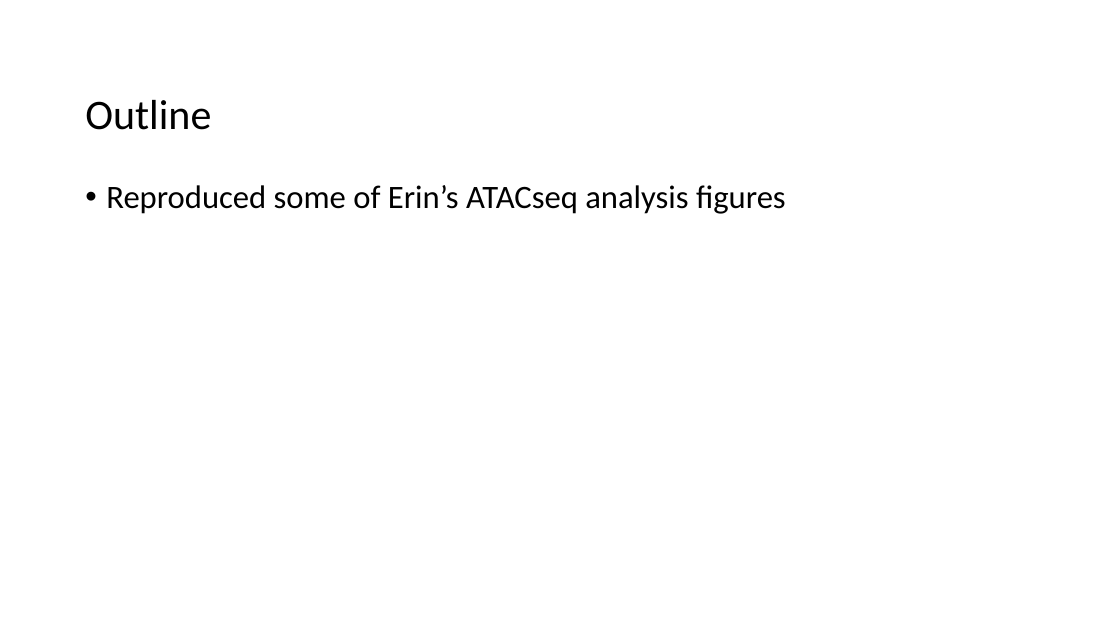
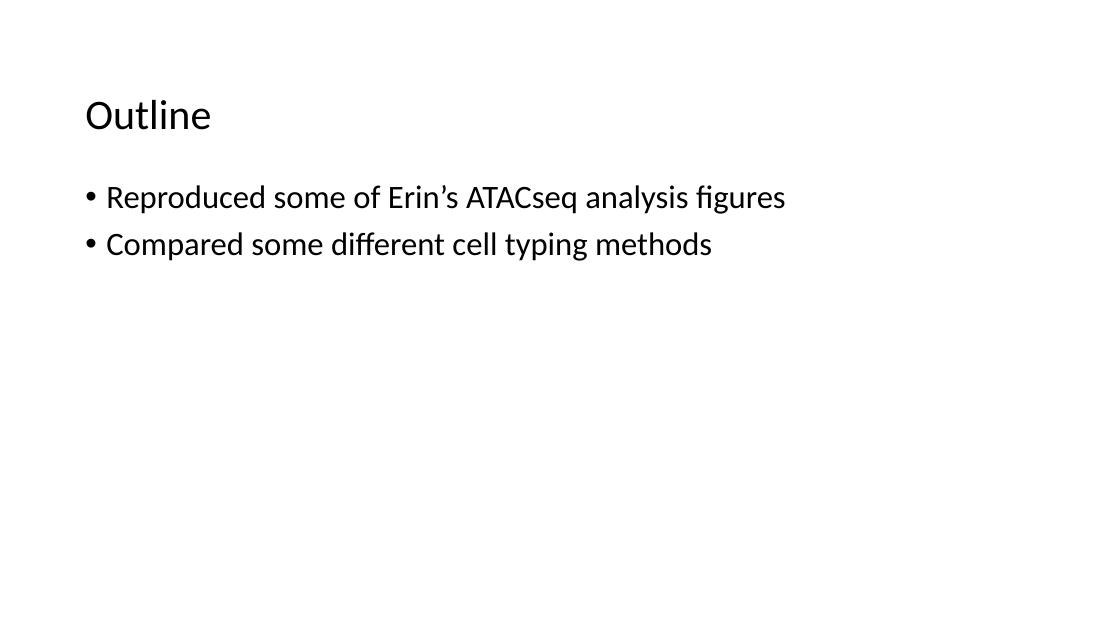
Before and after one commit to tybottorff/bottorffdocs, a slide deck: slide 2 of presentations/weekly_meetings/2_15_24.pptx. Drawn at 1120x630 pixels with LibreOffice and Linux fonts; fonts in the diff are those of the drawing. Boxes give left, top, right and bottom in pixels: in the first picture for what was removed or moved away, otherwise in the second. Text is boxed around its words. In the diff, an @@ line names an element or a change of style, - is before the commit and + after.

```diff
--- a/presentations/weekly_meetings/2_15_24.pptx
+++ b/presentations/weekly_meetings/2_15_24.pptx
@@ text at bbox=[106, 232, 712, 261]: paragraph added @@
+• Compared some different cell typing methods
```
Also in this commit, not shown: 2 slides added, 1 slide removed.
